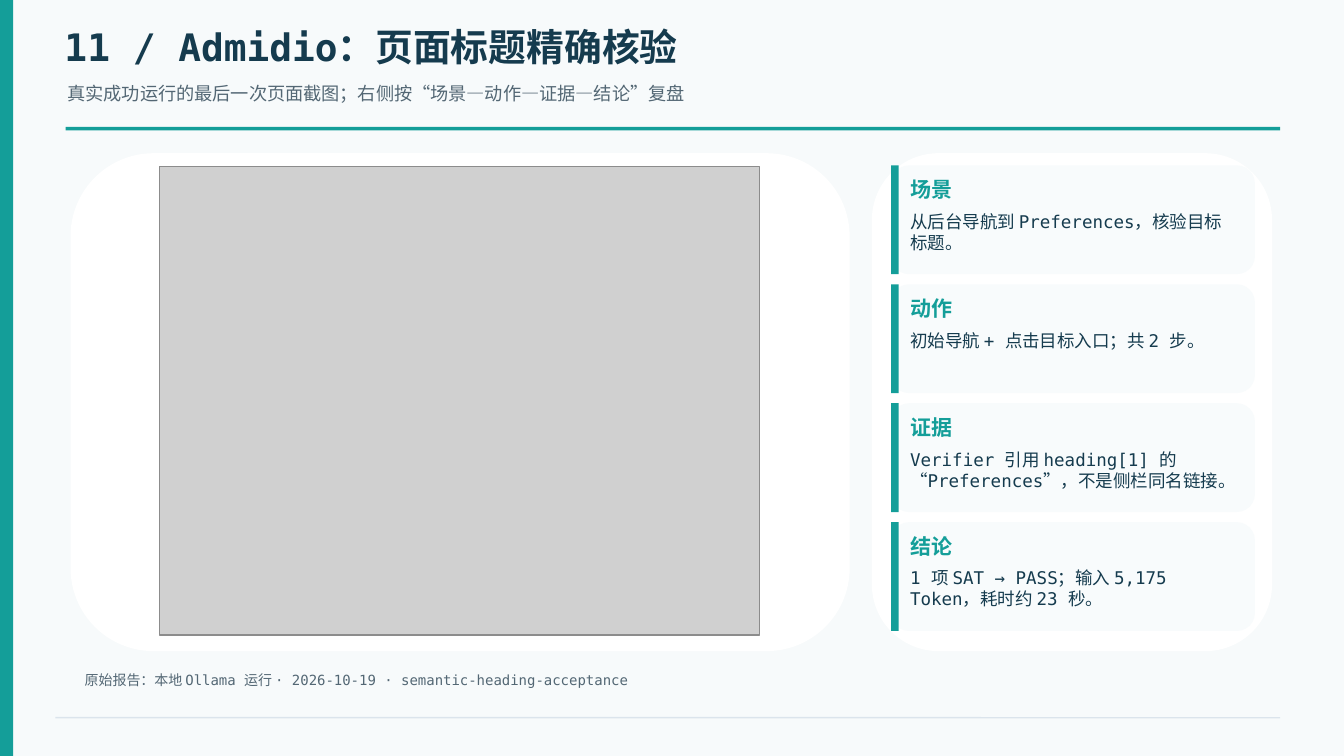
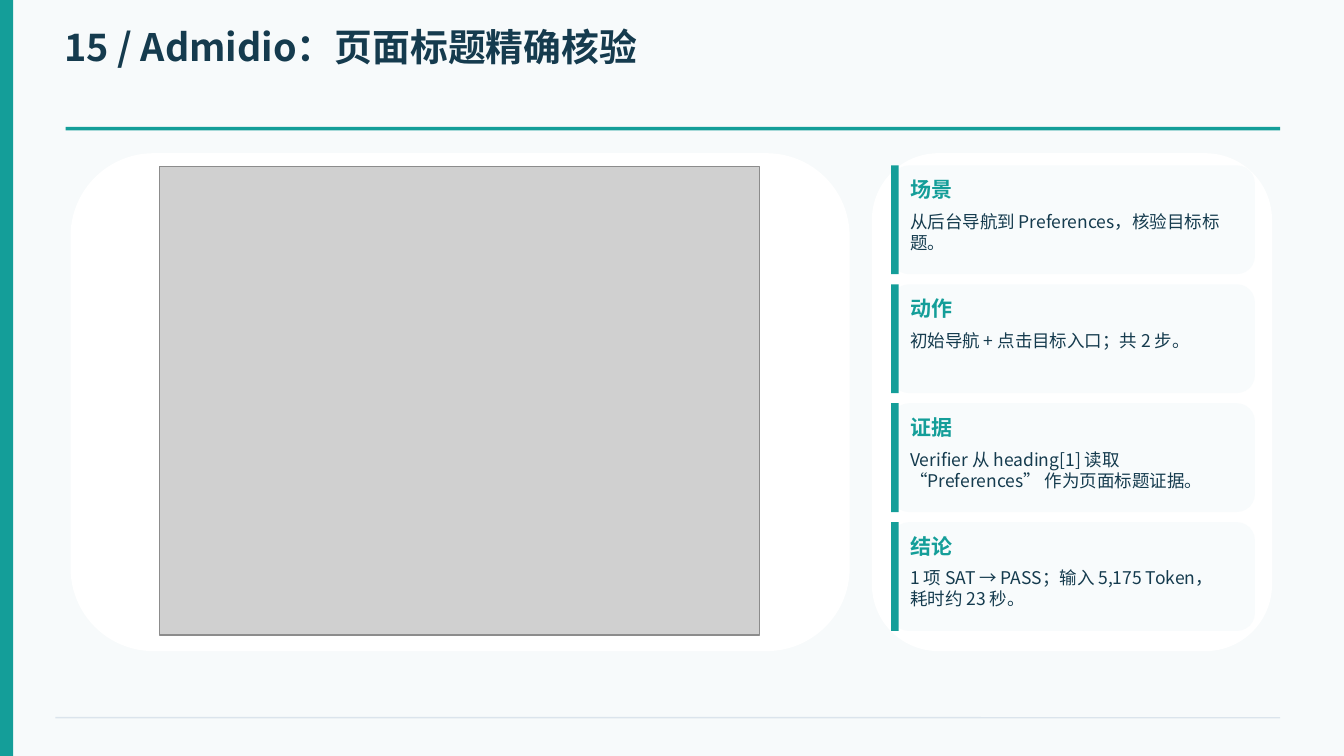
Before and after one commit to LockiYu/WebAppTester, a slide deck: slide 16 of 2-张诗豪组-中期汇报.pptx (slide 12 before the commit). Drawn at 1344x756 pixels with LibreOffice and Linux fonts; fonts in the diff are those of the drawing; grey boxes stand for pictures. Boxes give left, top, right and bottom in pixels: in the first picture for what was removed or moved away, otherwise in the second. Text is boxed around its words. In the diff, an @@ line names an element or a change of style, - is before the commit and + after.

```diff
--- a/2-张诗豪组-中期汇报.pptx
+++ b/2-张诗豪组-中期汇报.pptx
@@ text at <box>64,28,637,65</box>: text changed; font DejaVu Sans Mono to Noto Sans CJK SC @@
-11 / Admidio：页面标题精确核验
+15 / Admidio：页面标题精确核验
@@ text removed at <box>68,84,685,103</box> @@
-真实成功运行的最后一次页面截图；右侧按“场景—动作—证据—结论”复盘
@@ text at <box>910,451,1202,489</box>: text changed; font DejaVu Sans Mono to Noto Sans CJK SC @@
-Verifier 引用 heading[1] 的 “Preferences”，不是侧栏同名链接。
+Verifier 从 heading[1] 读取 “Preferences” 作为页面标题证据。
@@ font DejaVu Sans Mono to Noto Sans CJK SC in 3 elements at <box>910,213,1220,250</box>, <box>910,332,1190,350</box>, <box>910,569,1213,607</box> @@
@@ text removed at <box>85,673,628,688</box> @@
-原始报告：本地 Ollama 运行 · 2026-10-19 · semantic-heading-acceptance
```
Also in this commit, not shown: 16 other slides changed, 3 slides added, 1 slide removed.
